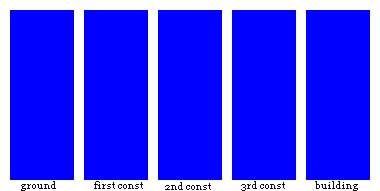
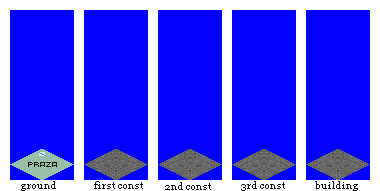
Layered file, before and after one edit (380×191). Changes by layer:
added layer "PEDRA" above "BACKGROUND" over (84, 149, 370, 180)
painted on "BACKGROUND" over (10, 149, 74, 180)
